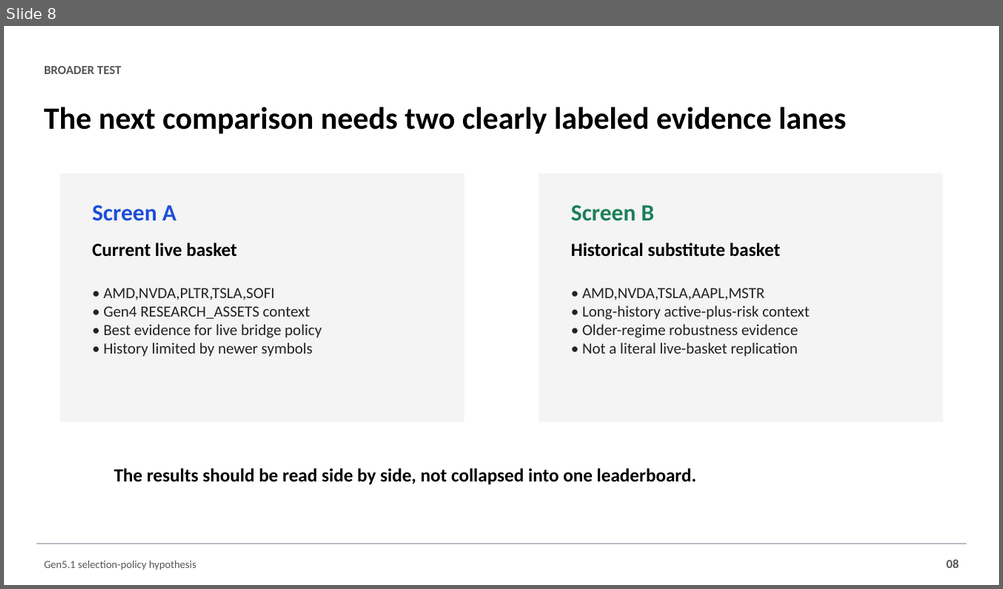
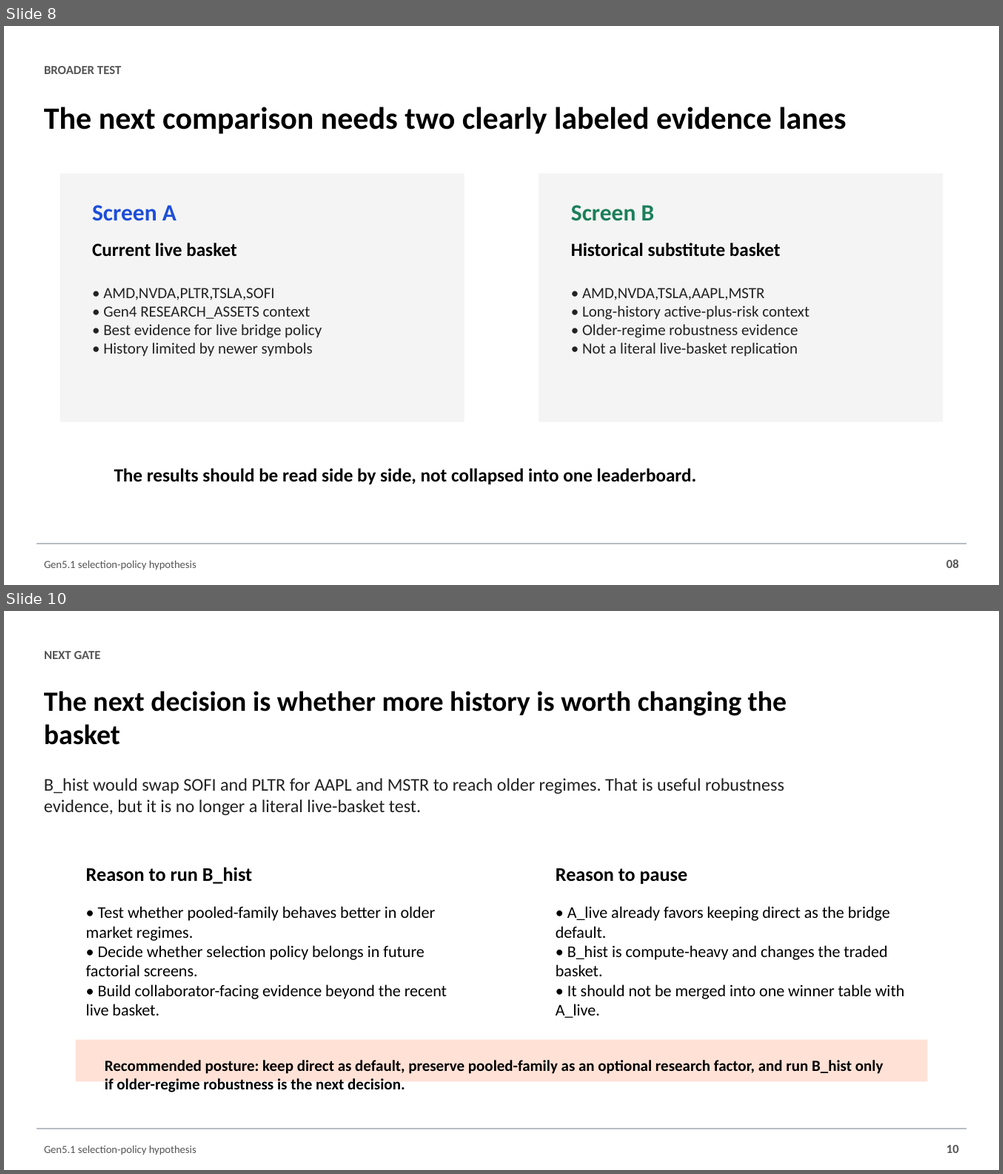
Before and after one commit to Francisc0Franc0/Time-Series-Modeling-Gen5, a slide deck: presentations/gen5_selection_policy_hypothesis.pptx. Shown one above the other, each under a label of ours: slide 8 before the commit, slides 8 and 10 after it; the slides between them are not shown. The pictures are 1003x589 and 1003x1174 pixels, drawn with LibreOffice and Linux fonts; fonts in the diff are those of the drawing. Boxes give left, top, right and bottom in pixels: in the first picture for what was removed or moved away, otherwise in the second. Text is boxed around its words. In the diff, an @@ line names an element or a change of style, - is before the commit and + after.

Commit message:
Complete A-live selection policy robustness screen

```diff
--- a/presentations/gen5_selection_policy_hypothesis.pptx
+++ b/presentations/gen5_selection_policy_hypothesis.pptx
@@ slide 10 added at (4, 611, 999, 1170), background #FFFFFF @@
@@ text added at (44, 651, 101, 659), 12 pt, text #555555, bold @@
+NEXT GATE
@@ text added at (44, 691, 786, 745), 27 pt, text #000000, bold @@
+The next decision is whether more history is worth changing the basket
@@ text added at (44, 778, 784, 815), 17.2 pt, text #222222 @@
+B_hist would swap SOFI and PLTR for AAPL and MSTR to reach older regimes. That is useful robustness evidence, but it is no longer a literal live-basket test.
@@ text added at (86, 867, 252, 884), 18.8 pt, text #000000, bold @@
+Reason to run B_hist
@@ text added at (555, 869, 688, 884), 18.8 pt, text #000000, bold @@
+Reason to pause
@@ text added at (86, 906, 447, 999), 15.8 pt, text #000000 @@
+• Test whether pooled-family behaves better in older market regimes.
+• Decide whether selection policy belongs in future factorial screens.
+• Build collaborator-facing evidence beyond the recent live basket.
@@ text added at (555, 906, 905, 999), 15.8 pt, text #000000 @@
+• A_live already favors keeping direct as the bridge default.
+• B_hist is compute-heavy and changes the traded basket.
+• It should not be merged into one winner table with A_live.
@@ rectangle added at (76, 1040, 928, 1082), fill #FFE1D6 @@
@@ text added at (105, 1060, 883, 1095), 15 pt, text #000000, bold @@
+Recommended posture: keep direct as default, preserve pooled-family as an optional research factor, and run B_hist only if older-regime robustness is the next decision.
@@ rectangle added at (37, 1129, 967, 1130), fill #B8BCC4, outline #B8BCC4 0 pt @@
@@ text added at (44, 1146, 196, 1156), 10.5 pt, text #555555 @@
+Gen5.1 selection-policy hypothesis
@@ text added at (946, 1145, 959, 1153), 12 pt, text #555555, bold @@
+10
```
Also in this commit, not shown: 2 other slides added, 1 slide removed, 5 other files.
